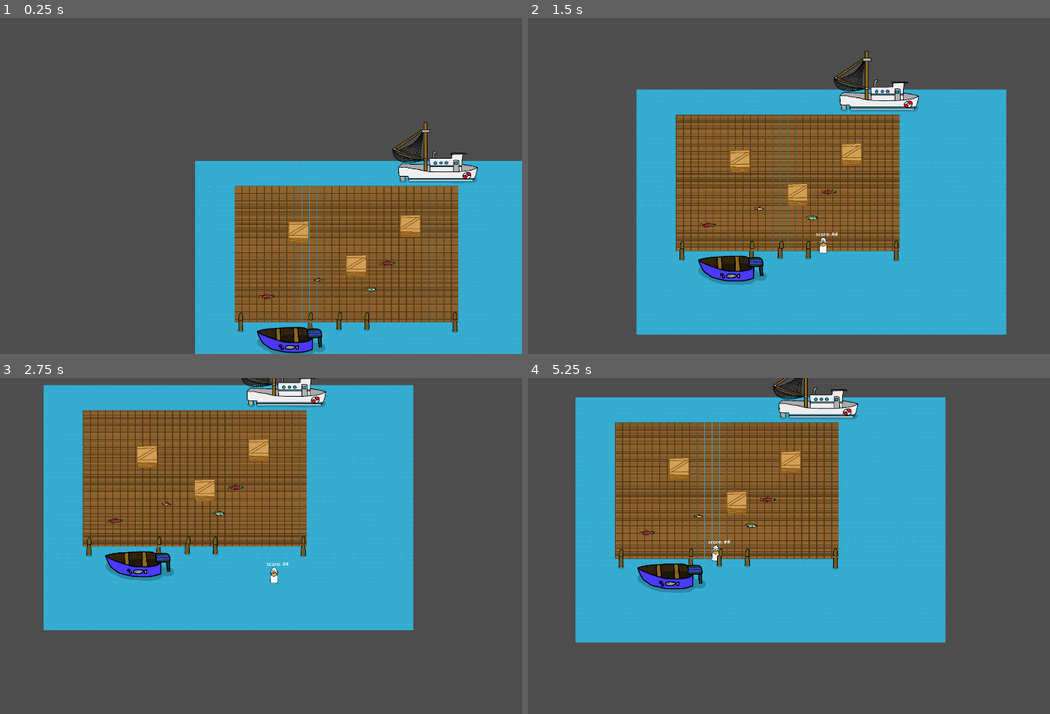
Above: before the commit, frames 1-4 (two rows, left to right).
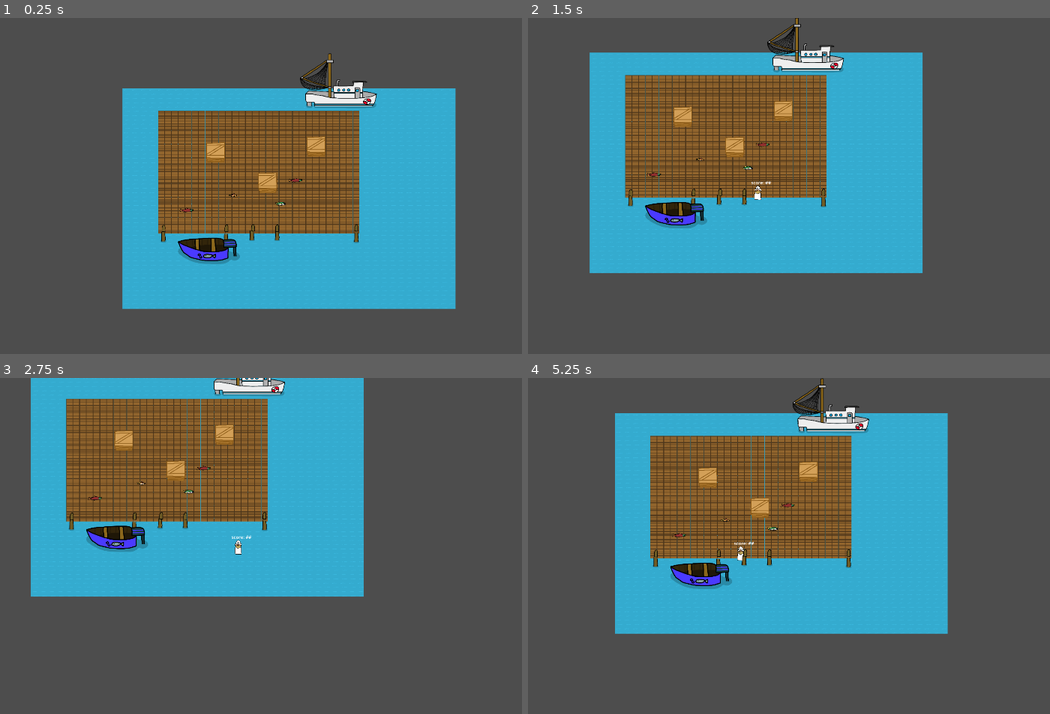
Above: after the commit, the same moments.

Repository: ZevDev54/FishermansWhar
Game: Godot game, scene res://Scenes/GameContainer.tscn
Two runs of this game, one before a commit and one after it. Both use one fixed random seed, a clock stepped at 60 frames per second and the inputs below.
Inputs:
- Up to frame 1 (0.25 s): no input
- Up to frame 2 (1.5 s): hold D (move_right) 0.53-1.28 s; tap Space (join) at 0.6 s; hold S (move_down) from 1.28 s (still down); tap E (pickup) at 1.35 s
- Up to frame 3 (2.75 s): release S (move_down) at 2.03 s; hold D (move_right) from 2.03 s (still down); tap Space (join) at 2.1 s
- Up to frame 4 (5.25 s): release D (move_right) at 2.78 s; hold W (move_up) 2.78-3.53 s; tap E (pickup) at 2.85, 4.35 s; hold A (move_left) 3.53-5.03 s; tap Space (join) at 3.6, 5.1 s; hold S (move_down) from 5.03 s (still down)

The runs differ from the first frame. In frame 1, 53% of the frame differs, in the area x 23-100%, y 10-100%; in frame 2, 54%, in the area x 11-92%, y 0-95%; in frame 3, 32%; in frame 4, 25%.
Error before the commit: Invalid type in utility function "lerp()". Cannot convert argument 2 from int to float. (res://Scenes/SmartCamera.gd:16)

Commit message:
Simple camera controller

Diff:
--- a/Scenes/GameContainer.tscn
+++ b/Scenes/GameContainer.tscn
@@ -53,5 +53,7 @@
 projectile_parent = NodePath(".")
 
 [node name="SmartCamera" parent="SubViewportContainer/SubViewport/GameManager" instance=ExtResource("9_2m3y3")]
+cam_zoom_speed = 3.0
+cam_pan_speed = 5.0
 
 [node name="World" parent="SubViewportContainer/SubViewport" instance=ExtResource("1_v3bfn")]
--- a/Scenes/SmartCamera.gd
+++ b/Scenes/SmartCamera.gd
@@ -1,9 +1,12 @@
 extends Node
 
 @onready var actual_cam = $Camera
-@export var distance_to_zoom_ratio = 500.0;
-@export var default_zoom = 1.0;
-var zoom_percent = 1.0;
+
+@export var distance_to_zoom_ratio = 200.0;
+@export var min_zoom = 1.0;
+@export var max_zoom = 2.0;
+var zoom = 1.0;
+@export var default_zoom := 1.0;
 
 @export var cam_zoom_speed = 1.0;
 @export var cam_pan_speed = 1.0;
@@ -12,10 +15,14 @@
 
 # Called every frame. 'delta' is the elapsed time since the previous frame.
 func _process(delta):
-	actual_cam.position = actual_cam.global_position.lerp(get_target_point(), cam_zoom_speed * delta);
-	zoom_percent = lerp(zoom_percent, get_target_zoom(), cam_zoom_speed * delta);
+	actual_cam.global_position = actual_cam.global_position.lerp(get_target_point(), cam_zoom_speed * delta);
+	# actual_cam.position = actual_cam.global_position.lerp(Vector2(300, 250), cam_zoom_speed * delta);
 
-	actual_cam.zoom = zoom_percent * default_zoom
+	zoom = lerp(zoom, get_target_zoom(), cam_zoom_speed * delta);
+	# print(zoom_percent);
+
+
+	actual_cam.zoom = Vector2(zoom * default_zoom, zoom * default_zoom);
 
 
 
@@ -27,23 +34,32 @@
 	for player in players:
 		average_position += player.movement.global_position;
 
+	average_position /= players.size();
+	if(players.size() == 0) : average_position = Vector2(500, 500);
+
 	return average_position;
 
 func get_target_zoom():
 	var players = Singletons.Players.player_list;
 
-	var greatest_diagonal = -1;
+	var greatest_distance : float = -1;
 
 	for px in players:
 		for py in players:
 			if px == py: continue; # Make sure player isnt being checked against itself.
 
-			var length : float = (px.movement.global_position - py.movement.global_position).magnitude;
+			var difference : Vector2 = (px.movement.global_position - py.movement.global_position);
 
-			if length > greatest_diagonal:
-				greatest_diagonal = length;
+			var longest = difference.x if difference.x > difference.y else difference.y;
 
-	if(greatest_diagonal != -1):
-		return distance_to_zoom_ratio / greatest_diagonal
+			if longest > greatest_distance:
+				greatest_distance = longest;
+	# print(greatest_distance)
+
+	if(greatest_distance != -1):
+		# return (-greatest_distance / distance_to_zoom_ratio) + max_zoom;
+		var percent = greatest_distance/distance_to_zoom_ratio
+		print(percent)
+		return distance_to_zoom_ratio/clamp(greatest_distance, min_zoom, max_zoom)
 	else:
-		return 1;
+		return 1.0;
--- a/Scenes/main.tscn
+++ b/Scenes/main.tscn
@@ -14,12 +14,6 @@
 [ext_resource type="PackedScene" uid="uid://cvoqtax3kbn3h" path="res://Scenes/guns/bass.tscn" id="17_56837"]
 
 [node name="World" type="Node2D"]
-
-[node name="Camera2D" type="Camera2D" parent="."]
-position = Vector2(429, 237)
-zoom = Vector2(1.94, 1.94)
-
-[node name="AudioListener2D" type="AudioListener2D" parent="Camera2D"]
 
 [node name="Salmon" parent="." instance=ExtResource("4_uldyd")]
 position = Vector2(512, 248)
--- /dev/null
+++ b/Scenes/player_animation_body.tscn
@@ -0,0 +1,39 @@
+[gd_scene load_steps=7 format=3 uid="uid://6jl4jdia2n6g"]
+
+[ext_resource type="Texture2D" uid="uid://xct675o31m07" path="res://Sprites/SegmentedPlayer/Body.png" id="1_b0oxt"]
+[ext_resource type="Texture2D" uid="uid://bt3mwmr4aabg" path="res://Sprites/SegmentedPlayer/Head.png" id="2_du8pr"]
+[ext_resource type="Texture2D" uid="uid://drtbp5mq6xwvs" path="res://Sprites/SegmentedPlayer/Lfoot.png" id="3_sgjk3"]
+[ext_resource type="Texture2D" uid="uid://q2a1w2012idf" path="res://Sprites/SegmentedPlayer/LHand.png" id="4_jejn3"]
+[ext_resource type="Texture2D" uid="uid://bij85vv36a4xa" path="res://Sprites/SegmentedPlayer/Rfoot.png" id="5_ff7ec"]
+[ext_resource type="Texture2D" uid="uid://sqxhso67l0xo" path="res://Sprites/SegmentedPlayer/Rhand.png" id="6_xbgdo"]
+
+[node name="PlayerAnimationBody" type="Node2D"]
+
+[node name="AnimationPlayer" type="AnimationPlayer" parent="."]
+
+[node name="GFXScale" type="Node2D" parent="."]
+scale = Vector2(0.1, 0.1)
+
+[node name="Body" type="Sprite2D" parent="GFXScale"]
+position = Vector2(-1, -2)
+texture = ExtResource("1_b0oxt")
+
+[node name="Head" type="Sprite2D" parent="GFXScale"]
+position = Vector2(-1, -2)
+texture = ExtResource("2_du8pr")
+
+[node name="Lfoot" type="Sprite2D" parent="GFXScale"]
+position = Vector2(-1, -2)
+texture = ExtResource("3_sgjk3")
+
+[node name="LHand" type="Sprite2D" parent="GFXScale"]
+position = Vector2(-1, -2)
+texture = ExtResource("4_jejn3")
+
+[node name="Rfoot" type="Sprite2D" parent="GFXScale"]
+position = Vector2(-1, -2)
+texture = ExtResource("5_ff7ec")
+
+[node name="Rhand" type="Sprite2D" parent="GFXScale"]
+position = Vector2(-1, -2)
+texture = ExtResource("6_xbgdo")
--- a/Scenes/smart_camera.tscn
+++ b/Scenes/smart_camera.tscn
@@ -4,5 +4,11 @@
 
 [node name="SmartCamera" type="Node"]
 script = ExtResource("1_pfgi5")
+distance_to_zoom_ratio = 816.955
+min_zoom = 366.505
+max_zoom = 600.0
+default_zoom = 0.9
+cam_zoom_speed = 2.0
+cam_pan_speed = 3.0
 
 [node name="Camera" type="Camera2D" parent="."]
Binary file added: Sprites/SegmentedPlayer/Body.png
Not shown, added: Sprites/SegmentedPlayer/Body.png.import
Binary file added: Sprites/SegmentedPlayer/Head.png
Not shown, added: Sprites/SegmentedPlayer/Head.png.import
Binary file added: Sprites/SegmentedPlayer/LHand.png
Not shown, added: Sprites/SegmentedPlayer/LHand.png.import
Binary file added: Sprites/SegmentedPlayer/Lfoot.png
Not shown, added: Sprites/SegmentedPlayer/Lfoot.png.import
Binary file added: Sprites/SegmentedPlayer/Rfoot.png
Not shown, added: Sprites/SegmentedPlayer/Rfoot.png.import
Binary file added: Sprites/SegmentedPlayer/Rhand.png
Not shown, added: Sprites/SegmentedPlayer/Rhand.png.import
(and 1 more such lines)
